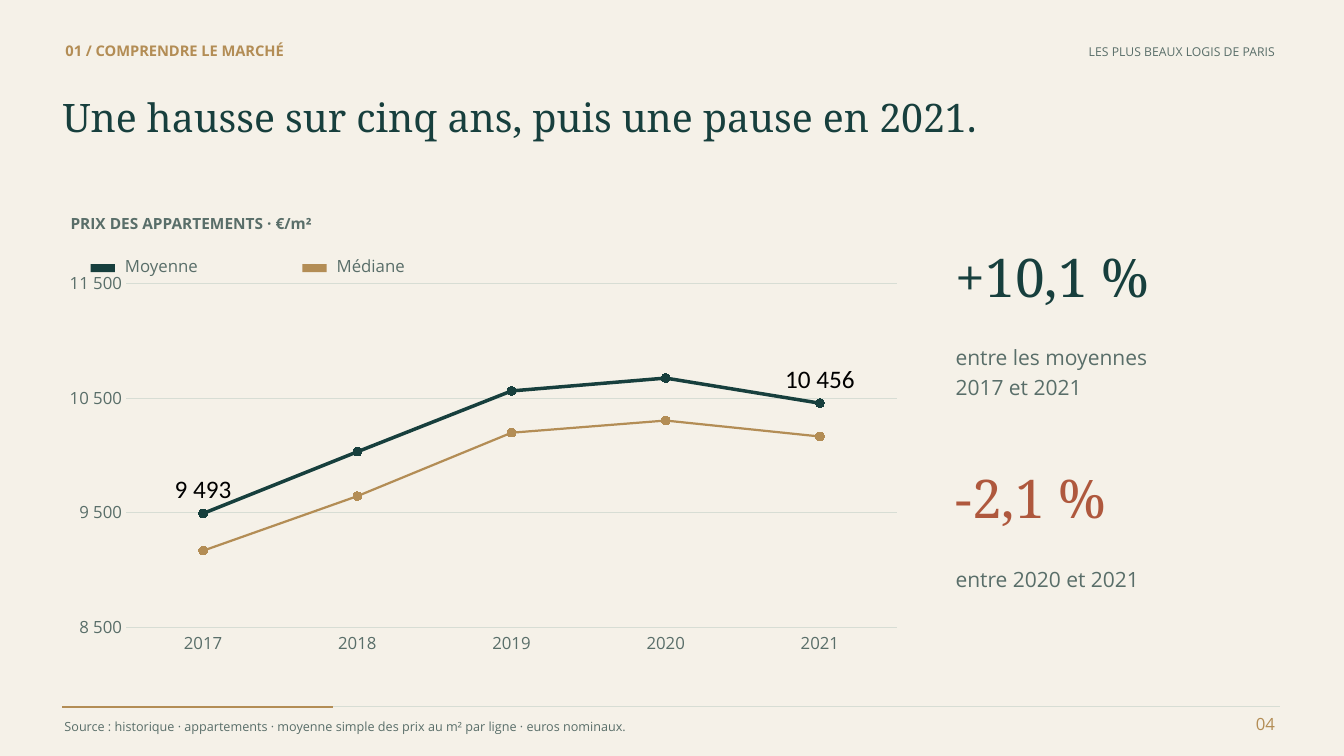
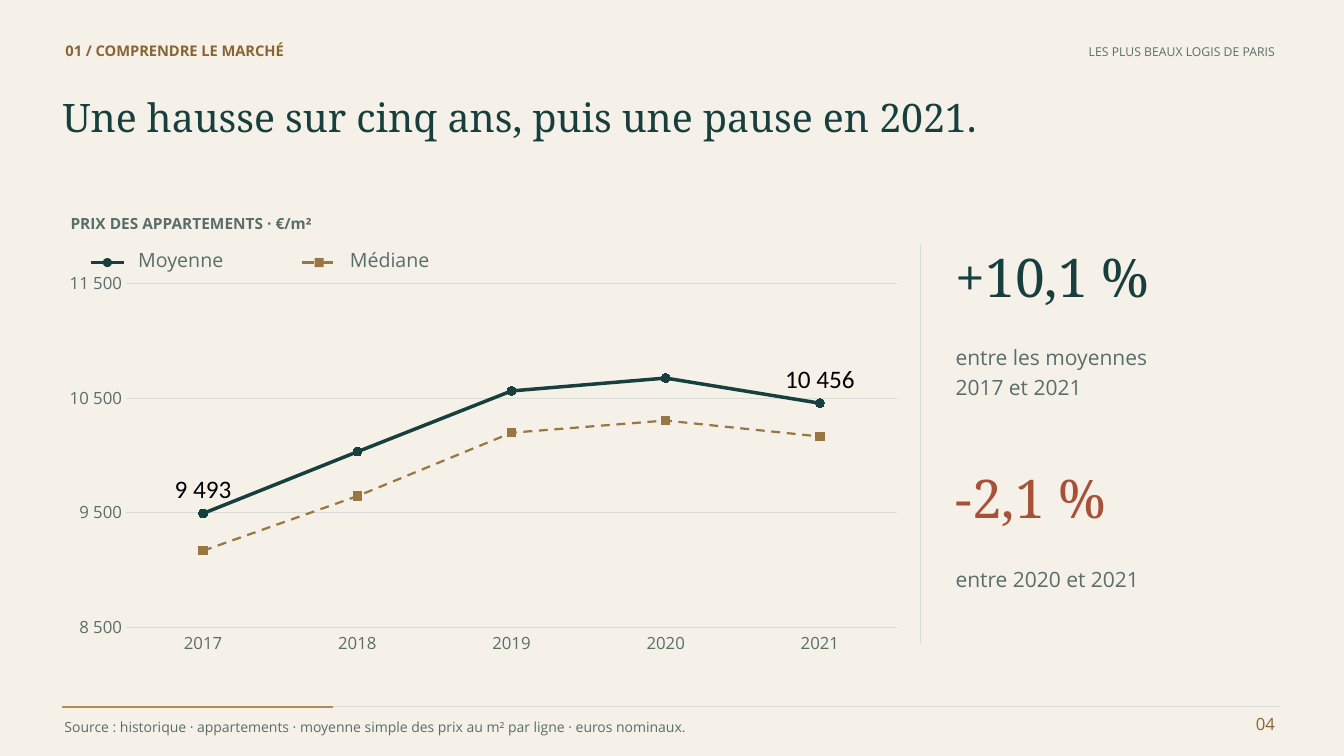
Before and after one commit to steve57000/p8, a slide deck: slide 4 of livrables/Bell_Steve_2_presentation_102026.pptx. Drawn at 1344x756 pixels with LibreOffice and Linux fonts; fonts in the diff are those of the drawing. Boxes give left, top, right and bottom in pixels: in the first picture for what was removed or moved away, otherwise in the second. Text is boxed around its words. In the diff, an @@ line names an element or a change of style, - is before the commit and + after.

```diff
--- a/livrables/Bell_Steve_2_presentation_102026.pptx
+++ b/livrables/Bell_Steve_2_presentation_102026.pptx
@@ text "01 / COMPRENDRE LE MARCHÉ" at <box>65,43,284,56</box>: text colour #B38D55 to none @@
@@ line chart at <box>52,264,914,662</box> @@
@@ colour of Series 2 #B38D55 to #9A7644 @@
@@ rectangle removed at <box>91,264,115,272</box> @@
@@ line added from (91, 262) to (124, 262), #173F3D 2 pt @@
@@ ellipse added at <box>103,258,112,267</box>, fill #173F3D @@
@@ text "Moyenne": place and size @@
-text "Moyenne" at <box>125,260,198,276</box>
+text "Moyenne" at <box>138,253,223,272</box>
@@ text "Moyenne" at <box>138,253,223,272</box>: size 12 to 14 pt, text colour #596E69 to none @@
@@ line added from (302, 262) to (336, 262), #9A7644 2 pt dashed @@
@@ rectangle: place and size @@
-rectangle at <box>302,264,327,272</box>
+rectangle at <box>315,258,324,267</box>
@@ rectangle at <box>315,258,324,267</box>: fill #B38D55 to #9A7644 @@
@@ text "Médiane" at <box>350,252,430,267</box>: size 12 to 14 pt, text colour #596E69 to none @@
@@ text "Médiane": place and size @@
-text "Médiane" at <box>337,259,405,272</box>
+text "Médiane" at <box>350,252,430,267</box>
@@ line added from (921, 245) to (921, 643), #D7DDD4 0.65 pt @@
@@ text "Source : historique · appartements ..." at <box>64,721,685,736</box>: size 9 to 10 pt, text colour #596E69 to none @@
@@ text "04" at <box>1256,718,1275,730</box>: text colour #B38D55 to none @@
```
Also in this commit, not shown: 16 other slides changed, 2 other files.
